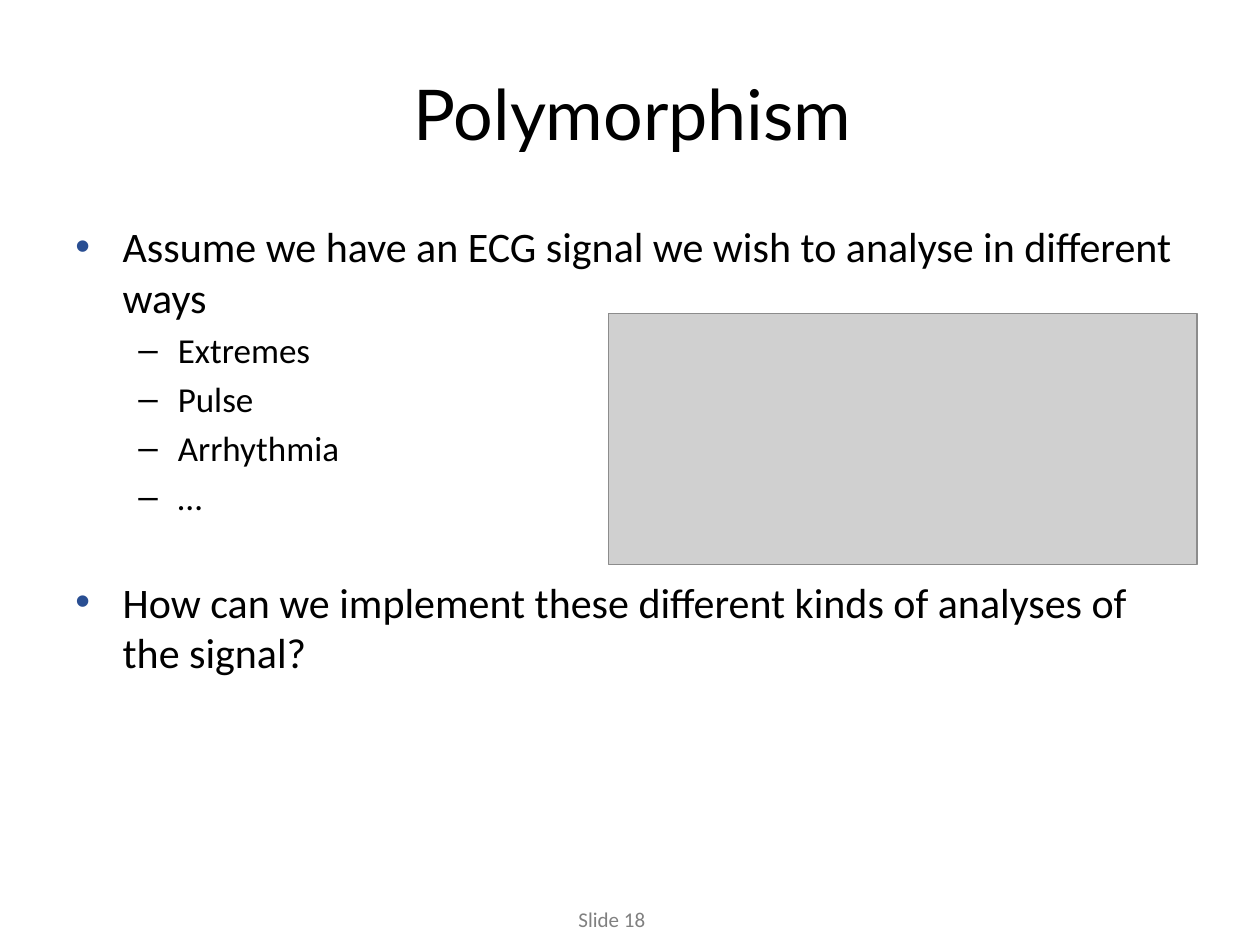
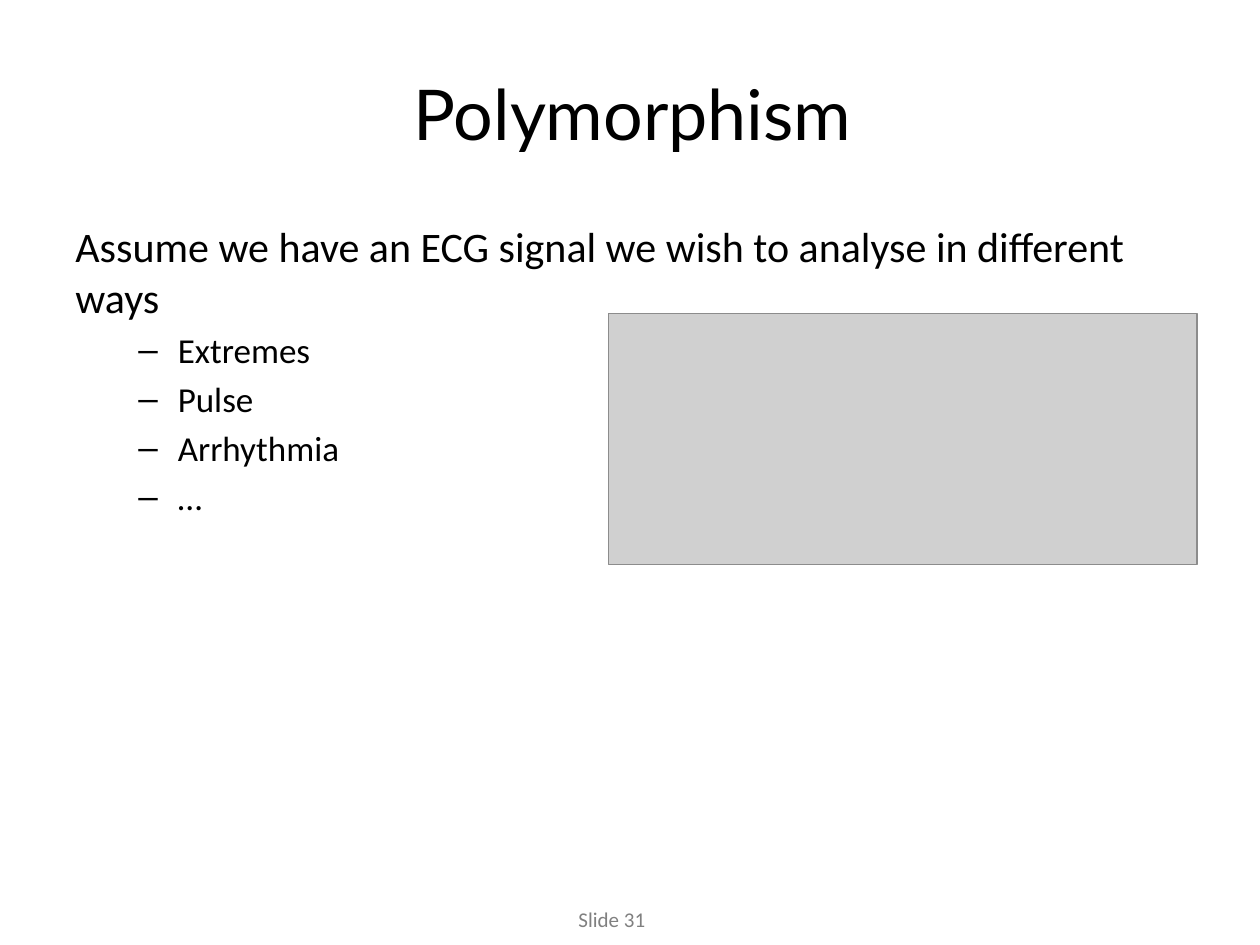
Before and after one commit to codesmurf/st3its3_teaching, a slide deck: slide 31 of 01 Intro + Opsamling + Interfaces/OO recap.pptx (slide 18 before the commit). Drawn at 1260x945 pixels with LibreOffice and Linux fonts; fonts in the diff are those of the drawing; grey boxes stand for pictures; background and template pictures are left out. Boxes give left, top, right and bottom in pixels: in the first picture for what was removed or moved away, otherwise in the second. Text is boxed around its words. In the diff, an @@ line names an element or a change of style, - is before the commit and + after.

```diff
--- a/01 Intro + Opsamling + Interfaces/OO recap.pptx
+++ b/01 Intro + Opsamling + Interfaces/OO recap.pptx
@@ text at <box>75,232,1124,320</box>: bullet • to none @@
@@ text at <box>123,588,1127,676</box>: paragraph removed @@
-• How can we implement these different kinds of analyses of the signal?
@@ page number at <box>578,912,645,927</box>: text changed @@
-Slide 18
+Slide 31
```
Also in this commit, not shown: 13 other slides changed, 13 slides added.
